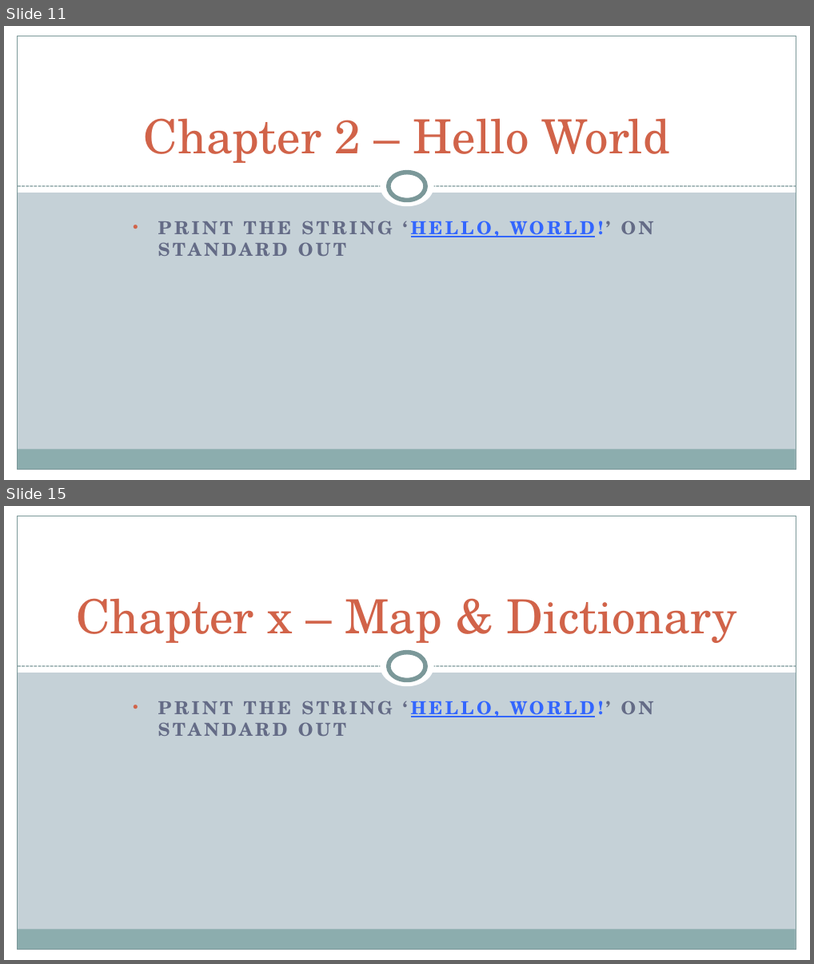
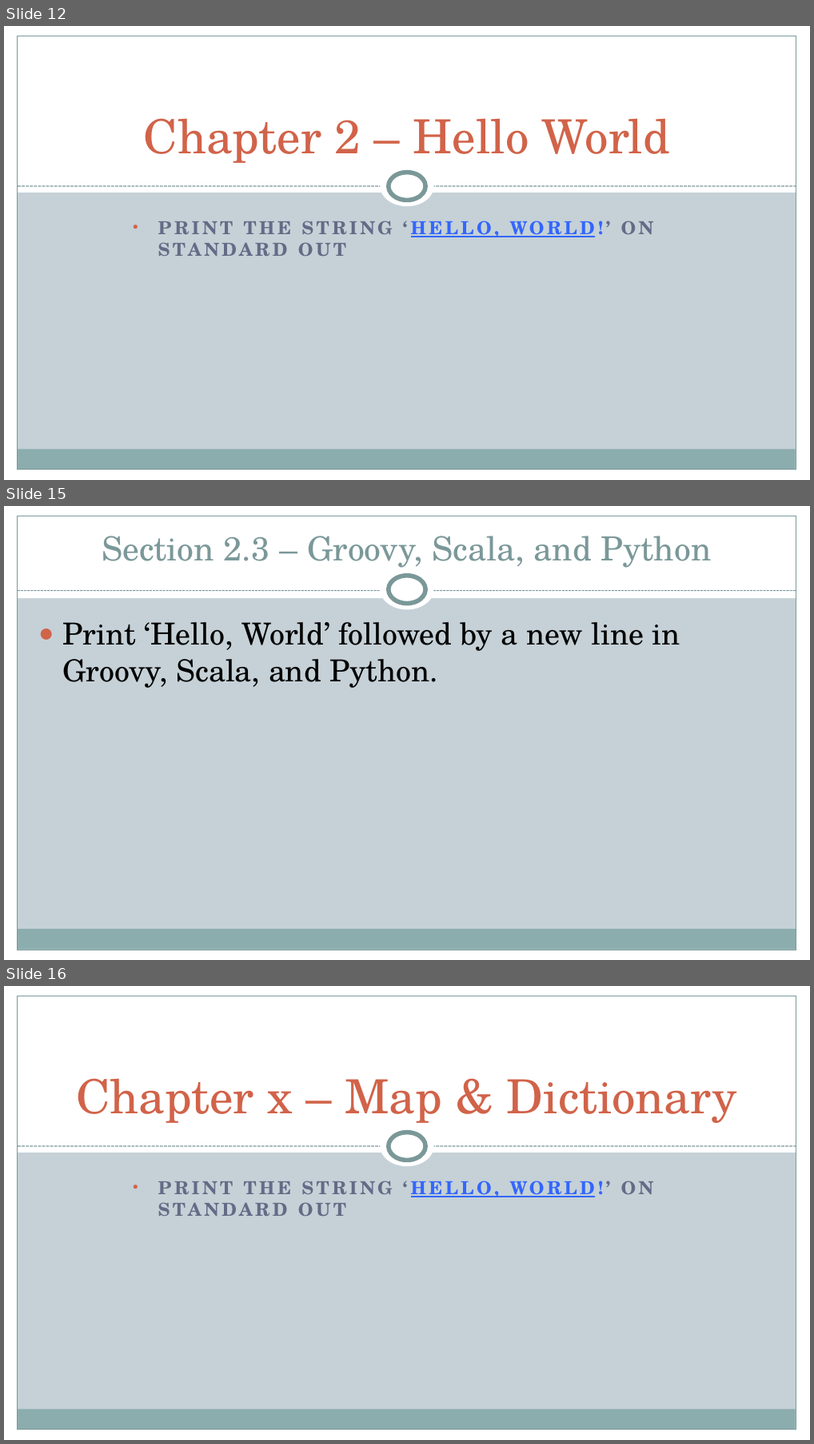
Before and after one commit to xiliax/programming-languages-compared, a slide deck: docs/programming-language-compared.pptx. Shown one above the other, each under a label of ours: slides 11 and 15 before the commit, slides 12, 15 and 16 after it; the slides between them are not shown. The pictures are 814x964 and 814x1444 pixels, drawn with LibreOffice and Linux fonts; fonts in the diff are those of the drawing. Boxes give left, top, right and bottom in pixels: in the first picture for what was removed or moved away, otherwise in the second. Text is boxed around its words. In the diff, an @@ line names an element or a change of style, - is before the commit and + after.

```diff
--- a/docs/programming-language-compared.pptx
+++ b/docs/programming-language-compared.pptx
@@ slide 15 added at box(4, 506, 810, 960), background #C5D1D7; not listed: 4 template elements that a slide beside it also shows @@
@@ rectangle added at box(4, 506, 810, 598), fill #FFFFFF @@
@@ rectangle added at box(18, 516, 797, 949), outline #7C999A 0.75 pt @@
@@ title added at box(102, 536, 712, 568), 29.7 pt, text #7C999A @@
+Section 2.3 – Groovy, Scala, and Python
@@ ellipse added at box(381, 569, 434, 609), fill #FFFFFF @@
@@ ellipse added at box(389, 576, 426, 603), fill #FFFFFF, outline #7C999A 4 pt @@
@@ line added from (18, 591) to (797, 591), #7C999A 0.75 pt dashed @@
@@ text added at box(62, 622, 681, 688), 27 pt, text #000000 @@
+● Print ‘Hello, World’ followed by a new line in Groovy, Scala, and Python.
@@ what was slide 11 is now slide 12 @@
@@ what was slide 15 is now slide 16 @@
```
Also in this commit, not shown: 4 slides changed, 3 other slides added, 3 slides removed, 21 other files.
